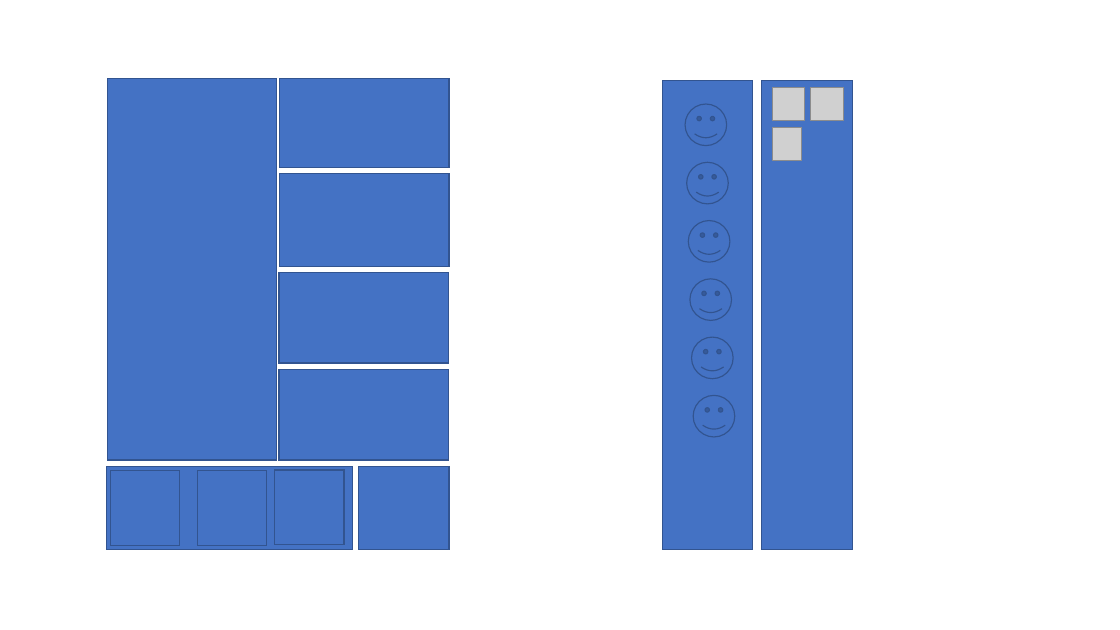
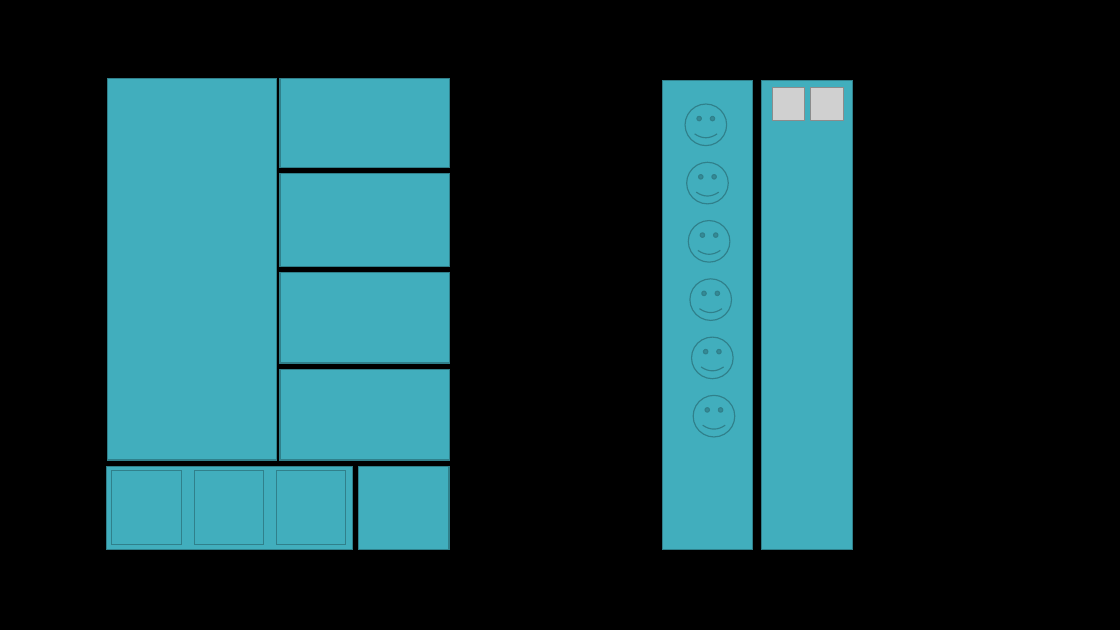
Before and after one commit to Lekonia/Documents, a slide deck: slide 1 of Wireframe.pptx. Drawn at 1120x630 pixels with LibreOffice and Linux fonts; fonts in the diff are those of the drawing; grey boxes stand for pictures; background and template pictures are left out. Boxes give left, top, right and bottom in pixels: in the first picture for what was removed or moved away, otherwise in the second. Text is boxed around its words. In the diff, an @@ line names an element or a change of style, - is before the commit and + after.

```diff
--- a/Wireframe.pptx
+++ b/Wireframe.pptx
@@ background #FFFFFF to picture (left out) @@
@@ picture removed at (772, 128, 802, 160) @@
@@ fill #4472C4 to #41AEBD; outline #325491 1 pt to #30818C 1 pt in 18 elements at (662, 81, 753, 549), (762, 81, 853, 549), (686, 104, 728, 146), (687, 162, 729, 204), (688, 221, 730, 263), (690, 279, 732, 321), (691, 337, 734, 379), (693, 396, 735, 438), (107, 466, 352, 549), (358, 466, 449, 549), (280, 79, 450, 167), (280, 174, 450, 266), (108, 79, 277, 460), (280, 272, 450, 363), (280, 369, 450, 460), (112, 471, 181, 545), (276, 471, 346, 545), (194, 471, 264, 545) @@
```
Also in this commit, not shown: 1 other slide changed.
